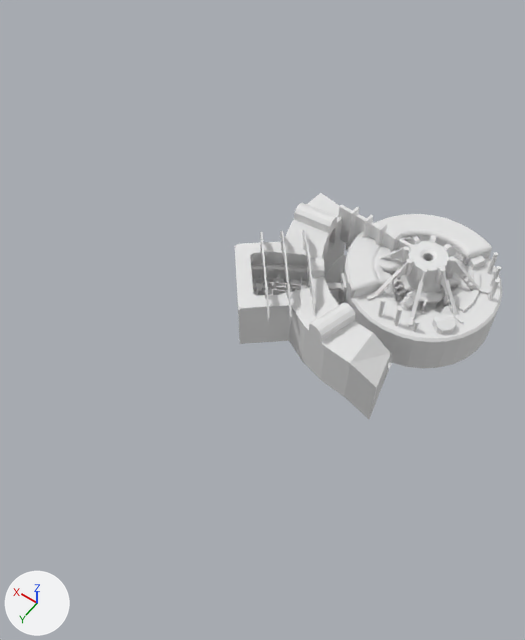
The Blender file Assets/1-Game/4-Models/map.blend: old version first, new version second.
Both versions are drawn from a 50 mm camera at (-151.0, 487.0, 560.0) aimed at (148.0, 70.0, -96.0). Every picture has the same lights, and +X, +Y and +Z are marked at lower left.
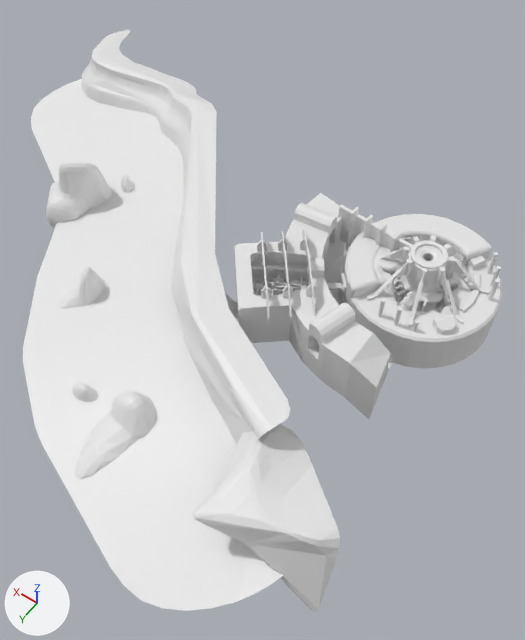
Changed parts and their boxes [x1, y1, x2, y2] in the pictures (525 x 640 px):
'Cylinder.107', added
    after: [23, 79, 284, 611]
'Cylinder.106', added
    after: [46, 30, 340, 611]

Patch to the scene script:
```diff
--- a/Assets/1-Game/4-Models/map.blend.py
+++ b/Assets/1-Game/4-Models/map.blend.py
@@ me_cylinder_112 @@
+me_cylinder_112.from_pydata(...)  # 56 vertices, 39 faces; spans x -287.0..518.0, y -19.0..341.0, z -57.0..-6.0
@@ me_cylinder_111 @@
+me_cylinder_111.from_pydata(...)  # 464 vertices, 424 faces; spans x -297.0..556.0, y -28.0..279.0, z -115.0..57.0
@@ ob_cylinder_107 @@
+ob_cylinder_107 = bpy.data.objects.new('Cylinder.107', me_cylinder_112)
+ob_cylinder_107.location = (111.0, 91.0, -37.0)
+ob_cylinder_107.rotation_euler = (0.0, 0.0, -0.873)  # degrees (0, 0, -50)
+_m = ob_cylinder_107.modifiers.new('Subdivision', 'SUBSURF')
+_m = ob_cylinder_107.modifiers.new('Decimate', 'DECIMATE')
+_m.decimate_type = 'DISSOLVE'
+_m.angle_limit = 0.0995
+_m = ob_cylinder_107.modifiers.new('Triangulate', 'TRIANGULATE')
@@ ob_cylinder_106 @@
+ob_cylinder_106 = bpy.data.objects.new('Cylinder.106', me_cylinder_111)
+ob_cylinder_106.location = (111.0, 91.0, -37.0)
+ob_cylinder_106.rotation_euler = (0.0, 0.0, -0.873)  # degrees (0, 0, -50)
+_m = ob_cylinder_106.modifiers.new('Subdivision', 'SUBSURF')
+_m = ob_cylinder_106.modifiers.new('Decimate', 'DECIMATE')
+_m.decimate_type = 'DISSOLVE'
+_m.angle_limit = 0.187
+_m = ob_cylinder_106.modifiers.new('Triangulate', 'TRIANGULATE')
```
